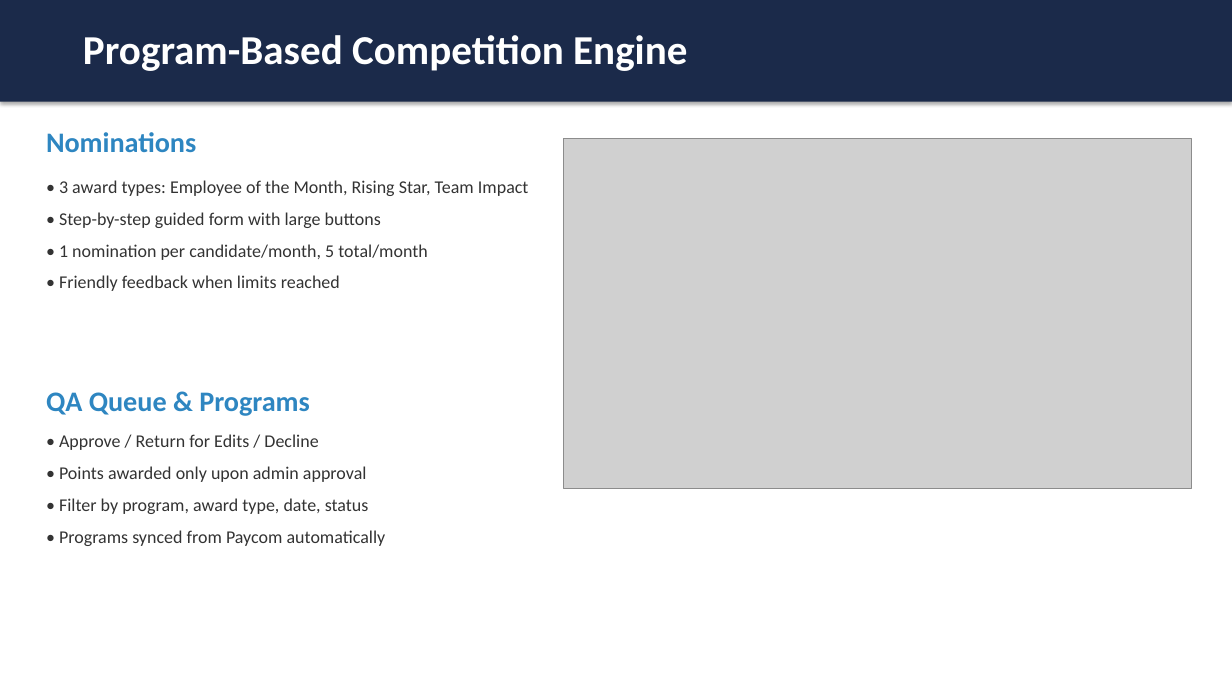
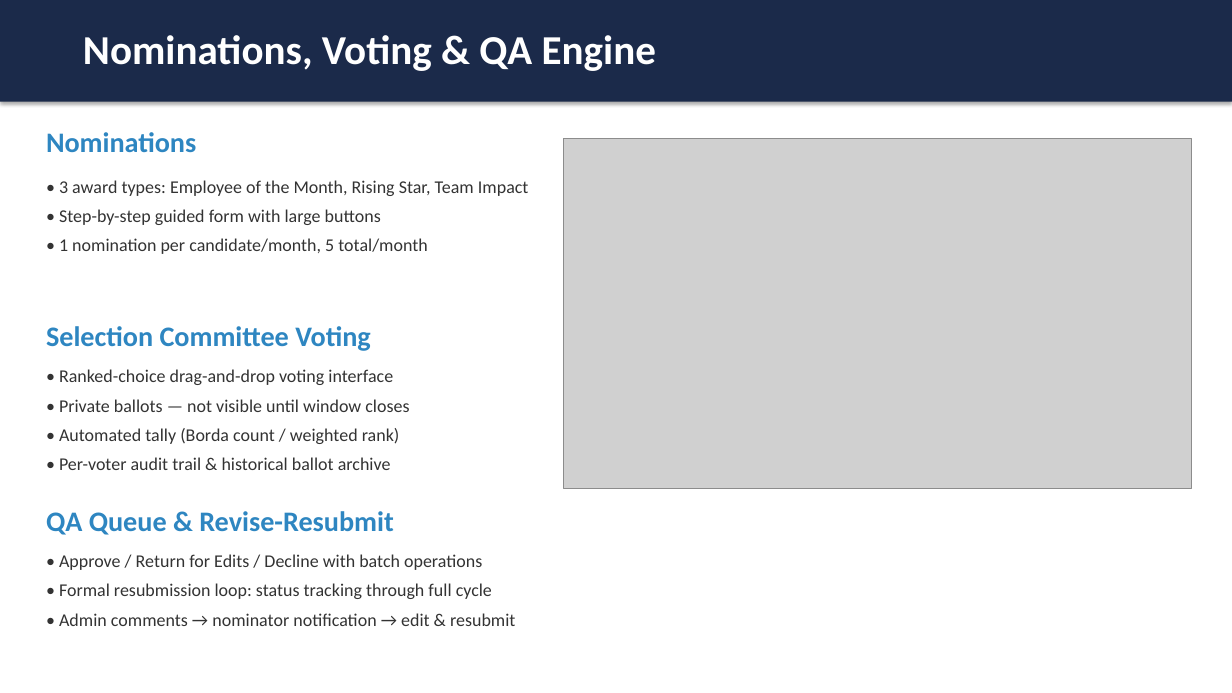
Before and after one commit to mingjyesheng-ioteye/sb_rewards, a slide deck: slide 8 of RFP/IoTeye - Arc Mercer Pitch.pptx. Drawn at 1232x693 pixels with LibreOffice and Linux fonts; fonts in the diff are those of the drawing; grey boxes stand for pictures. Boxes give left, top, right and bottom in pixels: in the first picture for what was removed or moved away, otherwise in the second. Text is boxed around its words. In the diff, an @@ line names an element or a change of style, - is before the commit and + after.

```diff
--- a/RFP/IoTeye - Arc Mercer Pitch.pptx
+++ b/RFP/IoTeye - Arc Mercer Pitch.pptx
@@ text at (83, 35, 656, 71): text changed @@
-Program-Based Competition Engine
+Nominations, Voting & QA Engine
@@ text "• 3 award types: Employee ..." at (59, 180, 529, 254): less space between paragraphs @@
@@ text at (59, 275, 340, 291): paragraph removed @@
-• Friendly feedback when limits reached
@@ text added at (46, 326, 371, 351), 22 pt, text #2E86C1, bold @@
+Selection Committee Voting
@@ text added at (59, 369, 409, 470), 14 pt, text #333333 @@
+• Ranked-choice drag-and-drop voting interface
+• Private ballots — not visible until window closes
+• Automated tally (Borda count / weighted rank)
+• Per-voter audit trail & historical ballot archive
@@ text removed at (59, 434, 386, 546) @@
-• Approve / Return for Edits / Decline
-• Points awarded only upon admin approval
-• Filter by program, award type, date, status
-• Programs synced from Paycom automatically
@@ text at (46, 511, 394, 535): text changed @@
-QA Queue & Programs
+QA Queue & Revise-Resubmit
@@ text added at (59, 554, 515, 626), 14 pt, text #333333 @@
+• Approve / Return for Edits / Decline with batch operations
+• Formal resubmission loop: status tracking through full cycle
+• Admin comments → nominator notification → edit & resubmit
```
Also in this commit, not shown: 8 other slides changed, 1 slide added, 1 slide removed, 4 other files.
